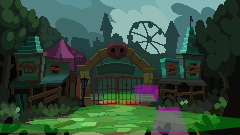
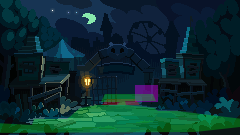
Before/after of a 240x135 layered artwork. What changed in the layer stack:
removed layer "Intro" (was 40%) from group "Triggers" over left=151, top=107, right=189, bottom=134
removed group "Day.png" (2 layers) over left=0, top=0, right=240, bottom=135
removed layer "Lamp post" from group "Day.png" over left=79, top=77, right=89, bottom=107
removed layer "Back" from group "Day.png" over left=0, top=0, right=240, bottom=135
